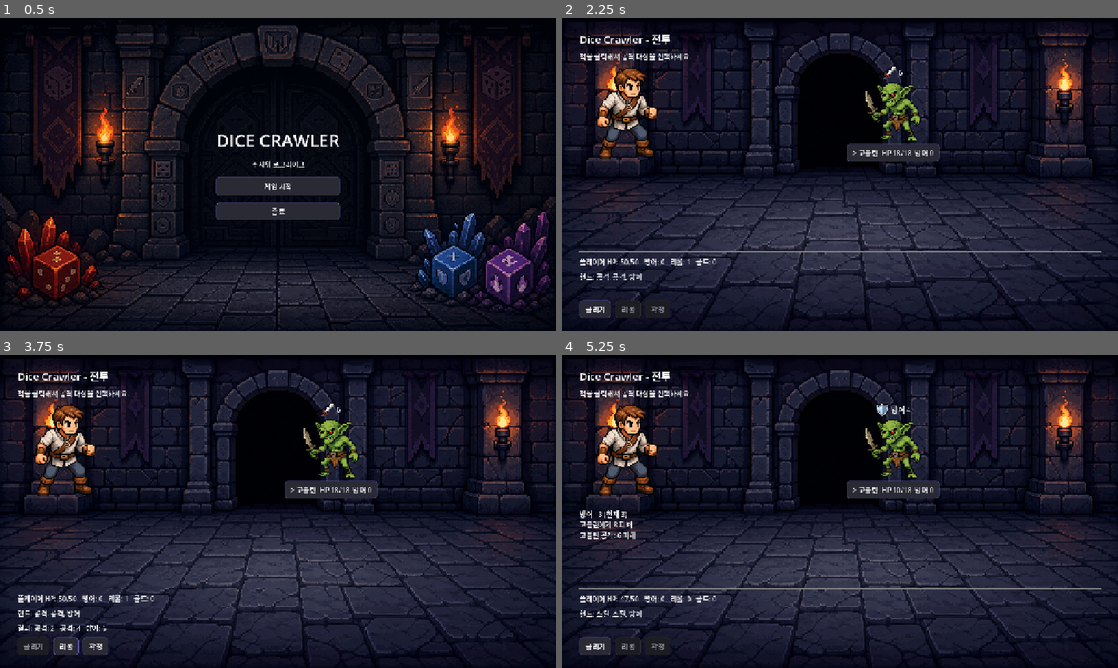
Above: before the commit, frames 1-4 (two rows, left to right).
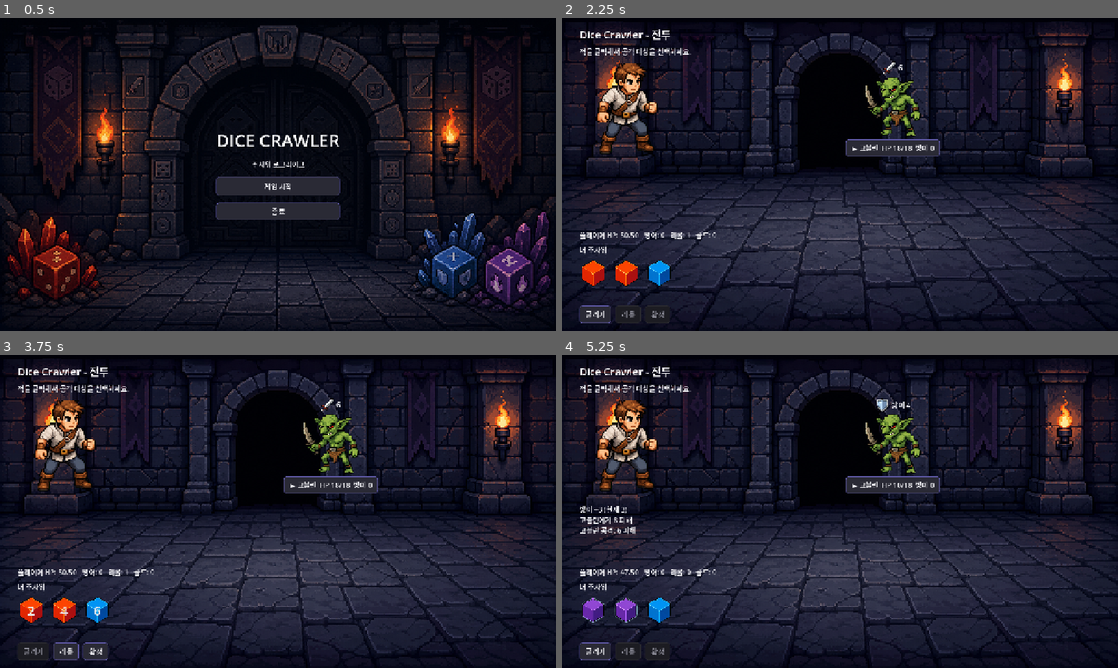
Above: after the commit, the same moments.

Repository: iamfreakin/Dice-Crawler
Game: Godot game, scene res://scenes/MainMenu.tscn
Same seed, same stepped clock (60 frames per second), same inputs: the game is played once before the commit and once after it.
Inputs (mouse positions are in pixels of both pictures, inside the frame that each line leads up to):
- Up to frame 1 (0.5 s): no input
- Up to frame 2 (2.25 s): click "게임 시작" at 0.5 s; tap Enter at 1.25 s; move the mouse to (962, 158) at 1.27 s; click (962, 158) at 1.42 s; tap Space at 2 s; drag from (728, 190) to (812, 237) at 2.02 s
- Up to frame 3 (3.75 s): click "> 고블린 HP 18/18 방어 0" (after the commit: "▶ 고블린 HP 18/18 방어 0") at 2.75 s; click "굴리기" at 3.5 s
- Up to frame 4 (5.25 s): click "리롤" at 4.25 s; click "확정" at 5 s

Frame 1 is identical in both runs. In frame 2, 6.4% of the frame differs, in the area x 3-97%, y 3-98%; in frame 3, 6.2%; in frame 4, 7.0%.

Commit message:
feat: 픽셀 아이콘 연결 — 주사위 칩/면/유물 + 의도/플레이어
- BattleScreen: 주사위 몸체+면 아이콘 칩, 의도 아이콘 32px
- Reward/Shop: 버튼에 주사위/유물 아이콘
- MapScreen: 보유 유물 아이콘 줄(툴팁)

Diff:
--- a/scripts/battle/BattleScreen.gd
+++ b/scripts/battle/BattleScreen.gd
@@ -1,5 +1,11 @@
 extends Control
 ## BattleManager를 구동하고 전투 UI 입력/표시를 처리한다.
+## 플레이어 스프라이트/배경/배치는 씬(Battle.tscn)에서, 동적 요소(적/주사위)는 코드로.
+
+const ENEMY_SCALE := 3.0
+const ENEMY_MAX_H := 170.0  # 보스 등 큰 적이 화면(버튼)을 밀어내지 않도록 상한
+const INTENT_ICON := 32.0
+const DICE_BOX := 64.0
 
 var _bm: BattleManager
 var _has_rolled: bool = false
@@ -7,6 +13,7 @@
 var _victory: bool = false
 
 var _enemy_box: HBoxContainer
+var _dice_box: HBoxContainer
 var _player_label: Label
 var _hand_label: Label
 var _result_label: Label
@@ -71,6 +78,15 @@
 	_confirm_btn.pressed.connect(_on_confirm_pressed)
 	_continue_btn.pressed.connect(_on_continue_pressed)
 
+	# 주사위 칩을 보여줄 가로 박스를 핸드 라벨 아래에 삽입
+	_hand_label.text = "내 주사위"
+	_dice_box = HBoxContainer.new()
+	_dice_box.add_theme_constant_override("separation", 12)
+	var root := $Root as VBoxContainer
+	root.add_child(_dice_box)
+	root.move_child(_dice_box, _hand_label.get_index() + 1)
+	_result_label.text = ""
+
 
 func _on_roll_pressed() -> void:
 	if _ended or _has_rolled:
@@ -93,22 +109,16 @@
 
 func _on_hand_drawn(hand: Array) -> void:
 	_has_rolled = false
-	_result_label.text = ""
-	var names: Array[String] = []
+	var items: Array = []
 	for d in hand:
-		names.append(d.display_name)
-	_hand_label.text = "핸드: " + ", ".join(names)
+		items.append({"die": d, "face": null})
+	_render_dice(items)
 	_refresh()
 
 
 func _on_dice_rolled(results: Array) -> void:
 	_has_rolled = true
-	var parts: Array[String] = []
-	for r in results:
-		var die: DiceData = r["die"]
-		var face: FaceData = r["face"]
-		parts.append("%s: %s" % [die.display_name, face.label])
-	_result_label.text = "결과: " + "   ".join(parts)
+	_render_dice(results)
 	_refresh()
 
 
@@ -138,6 +148,61 @@
 	_log.append_text(text + "\n")
 
 
+# --- 주사위 칩 ----------------------------------------------------------
+## items: [{die: DiceData, face: FaceData|null}, ...]
+func _render_dice(items: Array) -> void:
+	for c in _dice_box.get_children():
+		c.queue_free()
+	for it in items:
+		_dice_box.add_child(_dice_chip(it["die"], it.get("face")))
+
+
+func _dice_chip(die: DiceData, face) -> Control:
+	var box := Control.new()
+	box.custom_minimum_size = Vector2(DICE_BOX, DICE_BOX)
+	box.size = Vector2(DICE_BOX, DICE_BOX)
+
+	var body := load("res://assets/sprites/dice/%s.png" % die.id) as Texture2D
+	if body != null:
+		box.add_child(_centered(body))
+
+	if face != null:
+		if face.kind == DiceData.FaceKind.NUMBER:
+			var lbl := Label.new()
+			lbl.text = str(face.value)
+			lbl.add_theme_font_size_override("font_size", 30)
+			lbl.size = Vector2(DICE_BOX, DICE_BOX)
+			lbl.position = Vector2.ZERO
+			lbl.horizontal_alignment = HORIZONTAL_ALIGNMENT_CENTER
+			lbl.vertical_alignment = VERTICAL_ALIGNMENT_CENTER
+			lbl.mouse_filter = Control.MOUSE_FILTER_IGNORE
+			box.add_child(lbl)
+		else:
+			var ftex := load("res://assets/sprites/faces/%s.png" % _face_name(face.kind)) as Texture2D
+			if ftex != null:
+				box.add_child(_centered(ftex))
+	return box
+
+
+func _centered(tex: Texture2D) -> TextureRect:
+	var tr := TextureRect.new()
+	tr.texture = tex
+	tr.position = ((Vector2(DICE_BOX, DICE_BOX) - tex.get_size()) * 0.5).round()
+	tr.mouse_filter = Control.MOUSE_FILTER_IGNORE
+	return tr
+
+
+func _face_name(kind: DiceData.FaceKind) -> String:
+	match kind:
+		DiceData.FaceKind.FIRE: return "fire"
+		DiceData.FaceKind.ICE: return "ice"
+		DiceData.FaceKind.LIGHTNING: return "lightning"
+		DiceData.FaceKind.CURSE: return "curse"
+		DiceData.FaceKind.REROLL: return "reroll"
+	return ""
+
+
+# --- 표시 갱신 ----------------------------------------------------------
 func _refresh() -> void:
 	_refresh_enemies()
 	_player_label.text = "플레이어 HP: %d/%d   방어: %d   리롤: %d   골드: %d" % [
@@ -174,7 +239,7 @@
 			btn.text = "%s 처치됨" % e.data.display_name
 			btn.disabled = true
 		else:
-			var prefix := "> " if e == target else ""
+			var prefix := "▶ " if e == target else ""
 			var status := e.status_text()
 			var status_part := ("  [%s]" % status) if status != "" else ""
 			btn.text = "%s%s  HP %d/%d  방어 %d%s" % [
@@ -191,7 +256,9 @@
 		return null
 	var tr := TextureRect.new()
 	tr.texture = tex
-	tr.custom_minimum_size = tex.get_size() * 3.0
+	# 3배 확대하되 최대 높이를 넘지 않게 (보스가 화면을 넘겨 버튼이 가려지는 문제 방지)
+	var scale := minf(ENEMY_SCALE, ENEMY_MAX_H / tex.get_size().y)
+	tr.custom_minimum_size = tex.get_size() * scale
 	tr.stretch_mode = TextureRect.STRETCH_KEEP_ASPECT_CENTERED
 	tr.size_flags_horizontal = Control.SIZE_SHRINK_CENTER
 	if e.is_dead():
@@ -220,23 +287,18 @@
 		return null
 	var tr := TextureRect.new()
 	tr.texture = tex
-	tr.custom_minimum_size = Vector2(24, 24)
+	tr.custom_minimum_size = Vector2(INTENT_ICON, INTENT_ICON)
 	tr.stretch_mode = TextureRect.STRETCH_KEEP_ASPECT_CENTERED
 	return tr
 
 
 func _intent_kind_name(kind: IntentData.IntentKind) -> String:
 	match kind:
-		IntentData.IntentKind.CHARGE:
-			return "charge"
-		IntentData.IntentKind.SNIPE:
-			return "snipe"
-		IntentData.IntentKind.EXPLODE:
-			return "explode"
-		IntentData.IntentKind.REINFORCE:
-			return "reinforce"
-		IntentData.IntentKind.SUMMON:
-			return "summon"
+		IntentData.IntentKind.CHARGE: return "charge"
+		IntentData.IntentKind.SNIPE: return "snipe"
+		IntentData.IntentKind.EXPLODE: return "explode"
+		IntentData.IntentKind.REINFORCE: return "reinforce"
+		IntentData.IntentKind.SUMMON: return "summon"
 	return ""
 
 
--- a/scripts/map/MapCanvas.gd
+++ b/scripts/map/MapCanvas.gd
@@ -24,6 +24,10 @@
 var _centers: Dictionary = {}        # node id -> 중심 좌표
 var _widgets: Array[Dictionary] = []
 var _did_appear: bool = false
+
+## 특정 노드의 중심 좌표 (배치 후 유효). 없으면 ZERO.
+func node_center(id: int) -> Vector2:
+	return _centers.get(id, Vector2.ZERO)
 
 func setup(map: Array, available_ids: Array[int], current_id: int) -> void:
 	_map = map
--- a/scripts/map/MapScreen.gd
+++ b/scripts/map/MapScreen.gd
@@ -3,15 +3,24 @@
 
 const REST_HEAL: int = 12
 
+const RELIC_ICON := 36.0
+
 var _status_label: Label
 var _scroll: ScrollContainer
 var _canvas: MapCanvas
+var _relic_box: HBoxContainer
 
 
 func _ready() -> void:
 	theme = UITheme.shared()
 	_status_label = $Root/StatusLabel as Label
 	_scroll = $Root/Scroll as ScrollContainer
+	# 보유 유물 아이콘 줄을 상태 라벨 아래에 삽입
+	_relic_box = HBoxContainer.new()
+	_relic_box.add_theme_constant_override("separation", 6)
+	var root := $Root as VBoxContainer
+	root.add_child(_relic_box)
+	root.move_child(_relic_box, _status_label.get_index() + 1)
 	_render()
 
 
@@ -31,19 +40,42 @@
 		available_ids.append(n.id)
 	var current_id: int = GameManager.current_node.id if GameManager.current_node != null else -1
 	_canvas.setup(GameManager.map, available_ids, current_id)
-	# 시작 시 아래(현재 위치)쪽이 보이도록 스크롤
-	_scroll.set_deferred("scroll_vertical", 100000)
+	# 스크롤 위치: 현재 노드를 화면 아래쪽에 두어 갈 수 있는(위쪽) 노드가 보이게.
+	# 시작(현재 없음)이면 맨 아래(첫 행)로.
+	if current_id == -1:
+		_scroll.set_deferred("scroll_vertical", 100000)
+	else:
+		_scroll_to_node(current_id)
+
+
+func _scroll_to_node(node_id: int) -> void:
+	# 배치(_relayout)가 끝난 뒤 좌표가 유효해지므로 두 프레임 대기.
+	await get_tree().process_frame
+	await get_tree().process_frame
+	var cy := _canvas.node_center(node_id).y
+	var target := cy - _scroll.size.y * 0.7
+	_scroll.scroll_vertical = int(maxf(0.0, target))
 
 
 func _update_status() -> void:
-	var relic_names: Array[String] = []
+	_status_label.text = "HP: %d/%d   |   골드: %d   |   층: %d" % [
+		GameManager.current_hp, GameManager.max_hp, GameManager.gold,
+		GameManager.current_floor
+	]
+	# 보유 유물 아이콘
+	for c in _relic_box.get_children():
+		c.queue_free()
 	for r in GameManager.relics:
-		relic_names.append(r.display_name)
-	var relic_part := ("   |   유물: " + ", ".join(relic_names)) if not relic_names.is_empty() else ""
-	_status_label.text = "HP: %d/%d   |   골드: %d   |   층: %d%s" % [
-		GameManager.current_hp, GameManager.max_hp, GameManager.gold,
-		GameManager.current_floor, relic_part
-	]
+		var tex := load("res://assets/sprites/relics/%s.png" % r.id) as Texture2D
+		if tex == null:
+			continue
+		var tr := TextureRect.new()
+		tr.texture = tex
+		tr.custom_minimum_size = Vector2(RELIC_ICON, RELIC_ICON)
+		tr.expand_mode = TextureRect.EXPAND_IGNORE_SIZE
+		tr.stretch_mode = TextureRect.STRETCH_KEEP_ASPECT_CENTERED
+		tr.tooltip_text = "%s — %s" % [r.display_name, r.description]
+		_relic_box.add_child(tr)
 
 
 func _on_node_selected(node: MapNode) -> void:
--- a/scripts/ui/RewardScreen.gd
+++ b/scripts/ui/RewardScreen.gd
@@ -5,20 +5,27 @@
 func _ready() -> void:
 	theme = UITheme.shared()
 	var reward_box := $Center/RewardBox as VBoxContainer
-	_add_reward(reward_box, "주사위 강화: 숫자 면 +1", _reward_upgrade)
+	_add_reward(reward_box, "주사위 강화: 숫자 면 +1", _reward_upgrade, _tex("dice/basic_attack"))
 	_add_reward(reward_box, "체력 회복 +10", _reward_heal)
-	_add_reward(reward_box, "스킬 주사위 획득", _reward_new_die)
+	_add_reward(reward_box, "스킬 주사위 획득", _reward_new_die, _tex("dice/basic_skill"))
 
 	var relic := _random_unowned_relic()
 	if relic != null:
 		_add_reward(reward_box, "유물: %s - %s" % [relic.display_name, relic.description],
-			func(): GameManager.add_relic(relic))
+			func(): GameManager.add_relic(relic), _tex("relics/%s" % relic.id))
 
 
-func _add_reward(parent: VBoxContainer, text: String, callback: Callable) -> void:
+func _tex(frag: String) -> Texture2D:
+	return load("res://assets/sprites/%s.png" % frag) as Texture2D
+
+
+func _add_reward(parent: VBoxContainer, text: String, callback: Callable, icon: Texture2D = null) -> void:
 	var btn := Button.new()
 	btn.text = text
-	btn.custom_minimum_size = Vector2(280, 44)
+	btn.custom_minimum_size = Vector2(360, 52)
+	if icon != null:
+		btn.icon = icon
+		btn.expand_icon = true
 	btn.pressed.connect(func():
 		callback.call()
 		SceneRouter.goto(SceneRouter.MAP)
--- a/scripts/ui/ShopScreen.gd
+++ b/scripts/ui/ShopScreen.gd
@@ -13,7 +13,10 @@
 	_generate_stock()
 	for item in _items:
 		var btn := Button.new()
-		btn.custom_minimum_size = Vector2(320, 40)
+		btn.custom_minimum_size = Vector2(360, 52)
+		if item["icon"] != null:
+			btn.icon = item["icon"]
+			btn.expand_icon = true
 		btn.pressed.connect(_on_buy.bind(item))
 		item["btn"] = btn
 		_items_box.add_child(btn)
@@ -25,20 +28,24 @@
 
 
 func _generate_stock() -> void:
-	_add_item("스킬 주사위", 30, func(): GameManager.dice_pool.append(StarterDeck.skill_die()))
-	_add_item("공격 주사위", 25, func(): GameManager.dice_pool.append(StarterDeck.attack_die()))
-	_add_item("방어 주사위", 25, func(): GameManager.dice_pool.append(StarterDeck.defense_die()))
+	_add_item("스킬 주사위", 30, func(): GameManager.dice_pool.append(StarterDeck.skill_die()), _tex("dice/basic_skill"))
+	_add_item("공격 주사위", 25, func(): GameManager.dice_pool.append(StarterDeck.attack_die()), _tex("dice/basic_attack"))
+	_add_item("방어 주사위", 25, func(): GameManager.dice_pool.append(StarterDeck.defense_die()), _tex("dice/basic_defense"))
 
 	var relic := _random_unowned_relic()
 	if relic != null:
 		_add_item("유물: %s - %s" % [relic.display_name, relic.description], 65,
-			func(): GameManager.add_relic(relic))
+			func(): GameManager.add_relic(relic), _tex("relics/%s" % relic.id))
 
 	_add_item("체력 회복 +20", 20, func(): GameManager.heal(20))
 
 
-func _add_item(label: String, cost: int, action: Callable) -> void:
-	_items.append({"label": label, "cost": cost, "action": action, "sold": false, "btn": null})
+func _tex(frag: String) -> Texture2D:
+	return load("res://assets/sprites/%s.png" % frag) as Texture2D
+
+
+func _add_item(label: String, cost: int, action: Callable, icon: Texture2D = null) -> void:
+	_items.append({"label": label, "cost": cost, "action": action, "sold": false, "btn": null, "icon": icon})
 
 
 func _on_buy(item: Dictionary) -> void:
Not shown, changed: CLAUDE.md
